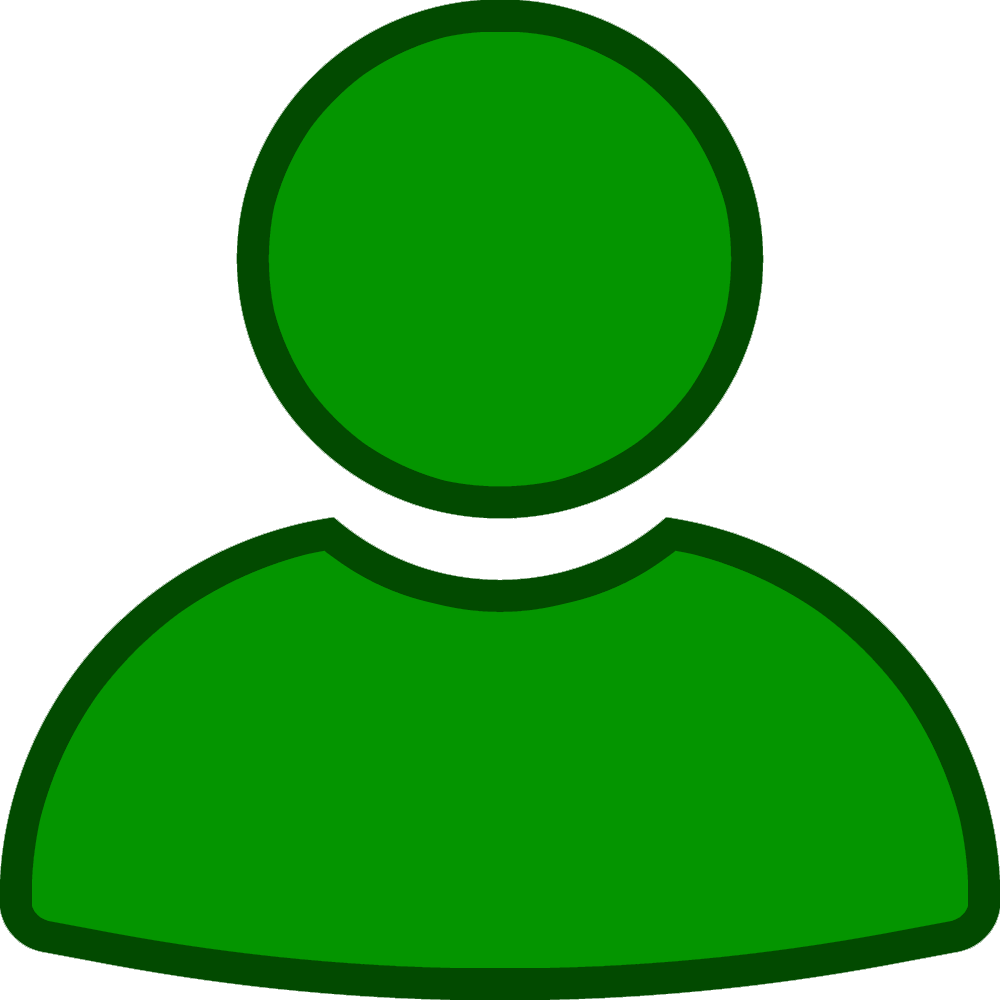
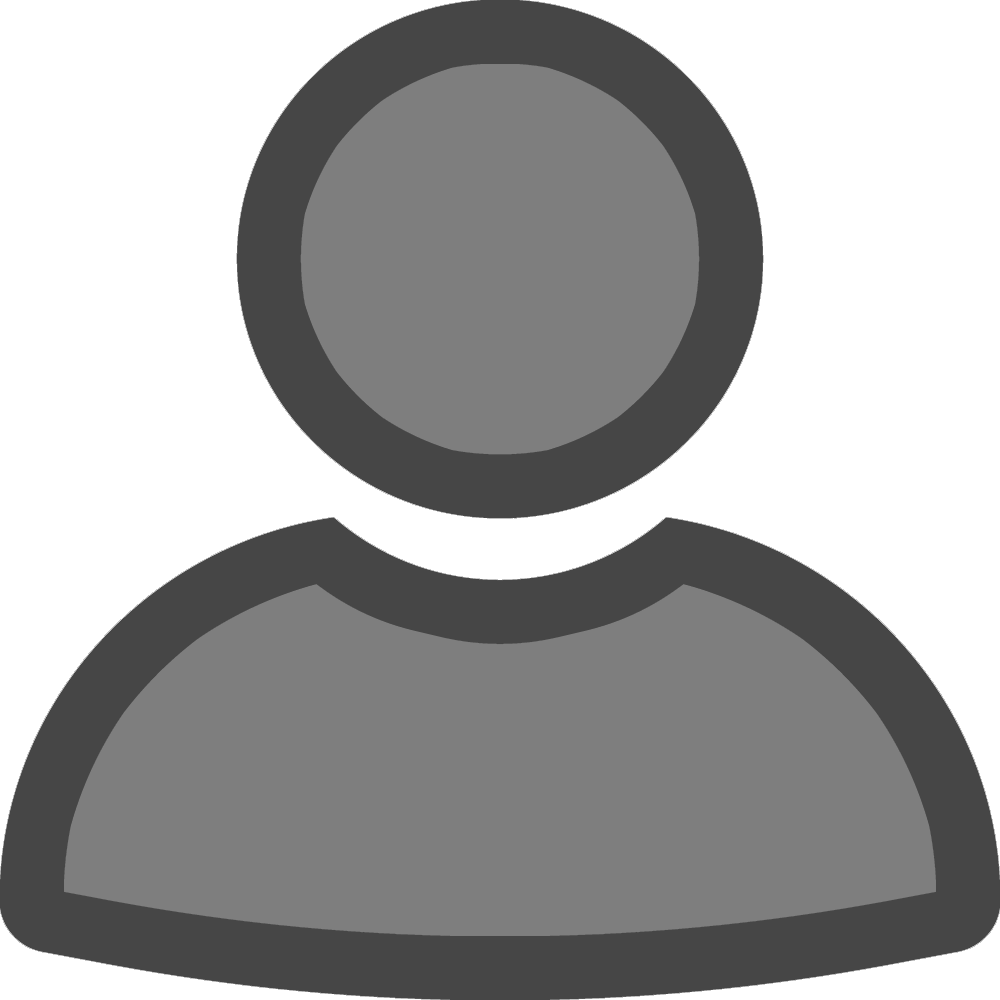
Layered file, before and after one edit (1000 x 1000). Changes by layer:
showed "Capa 2 copia 3" over [0, 0, 1000, 1000]
hid "Capa 2" over [0, 0, 1000, 1000]
